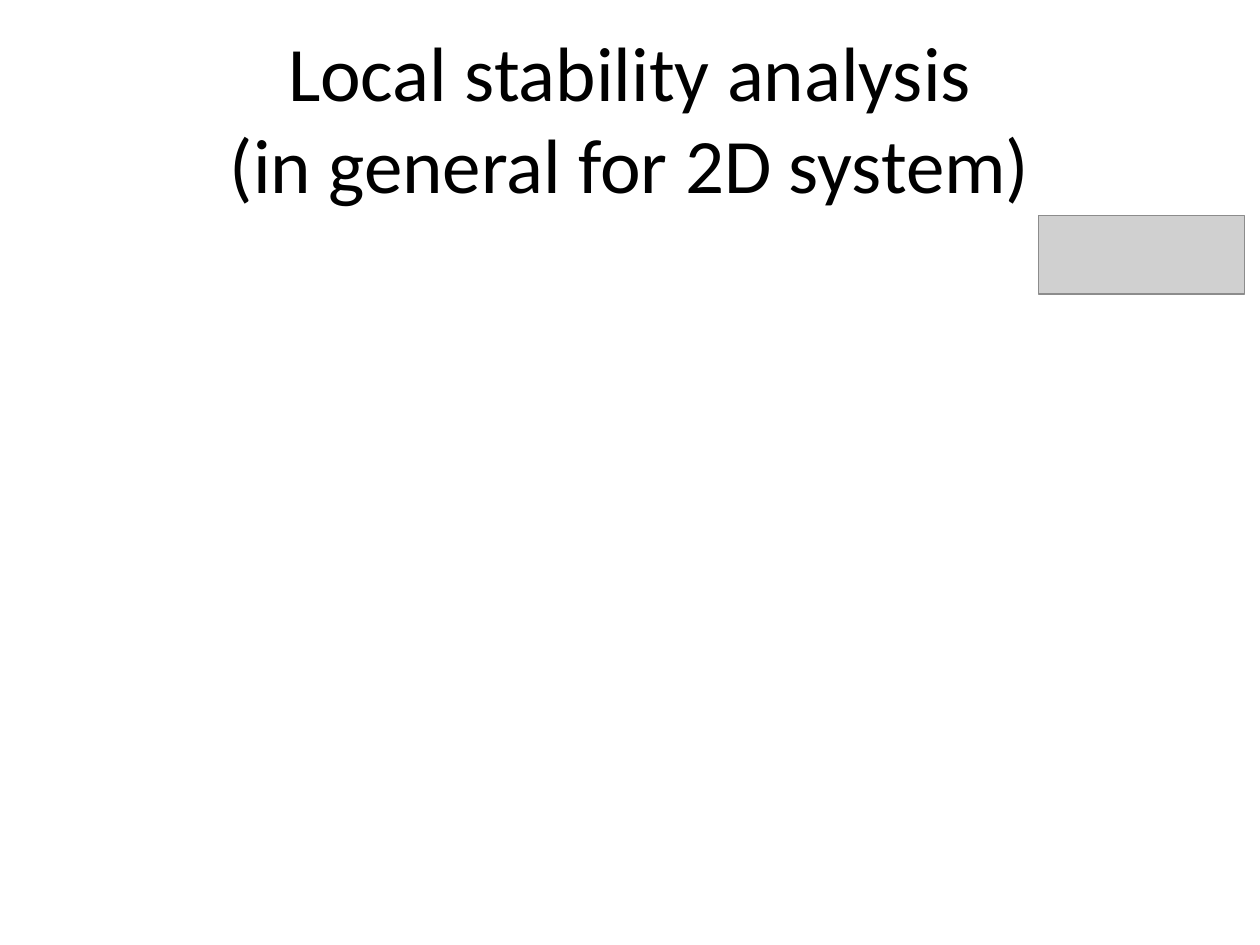
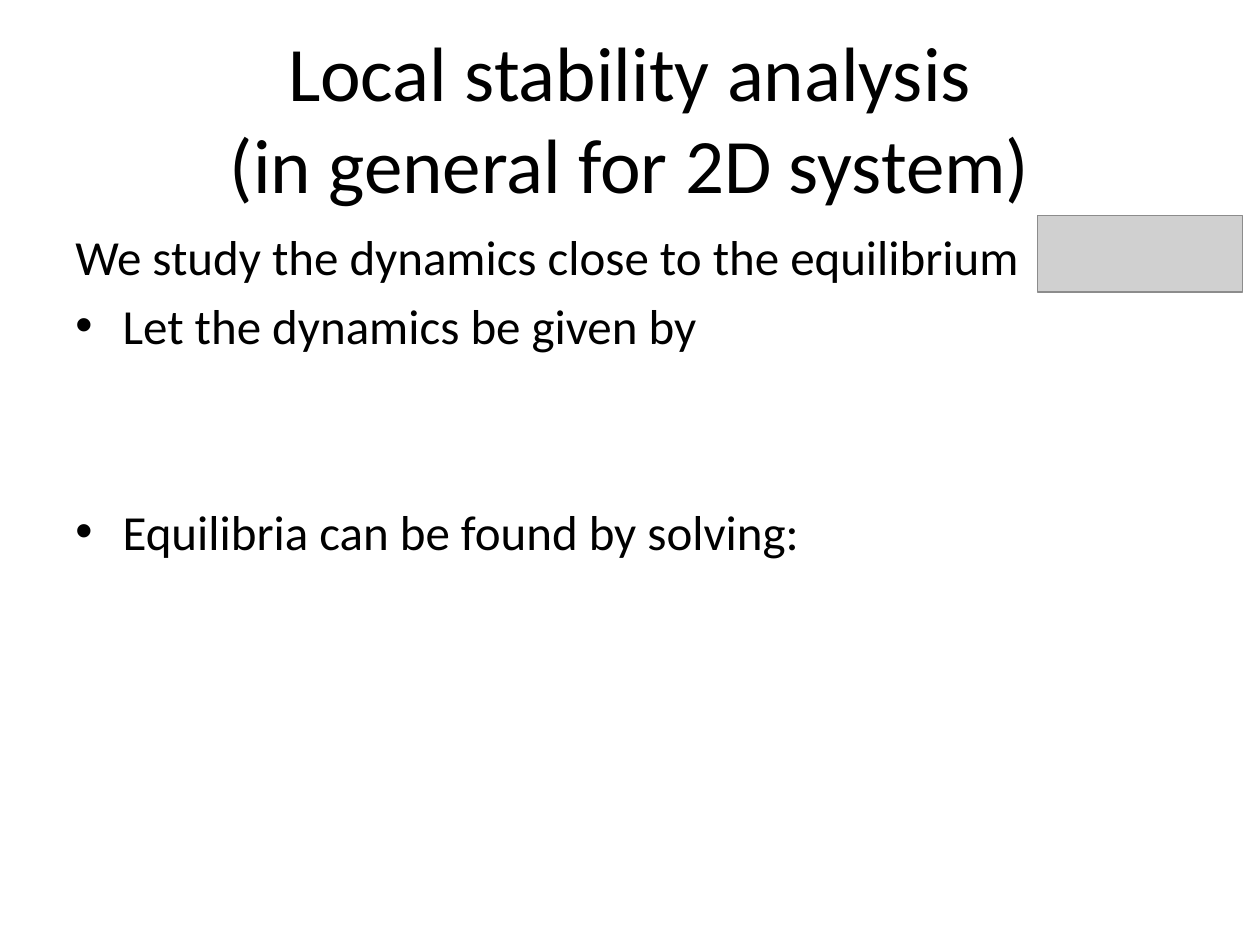
Before and after one commit to zoe1197/CMEE, a slide deck: slide 7 of Ecological_Model/Tuesday/CMEE-2-3.pptx. Drawn at 1260x945 pixels with LibreOffice and Linux fonts; fonts in the diff are those of the drawing; grey boxes stand for pictures. Boxes give left, top, right and bottom in pixels: in the first picture for what was removed or moved away, otherwise in the second. Text is boxed around its words. In the diff, an @@ line names an element or a change of style, - is before the commit and + after.

```diff
--- a/Ecological_Model/Tuesday/CMEE-2-3.pptx
+++ b/Ecological_Model/Tuesday/CMEE-2-3.pptx
@@ text added at bbox=[75, 241, 1018, 559], 28 pt, text #000000 @@
+We study the dynamics close to the equilibrium
+• Let the dynamics be given by
+• Equilibria can be found by solving:
```
Also in this commit, not shown: 33 other slides changed, 4 slides added, 4 slides removed, 2 other files.
